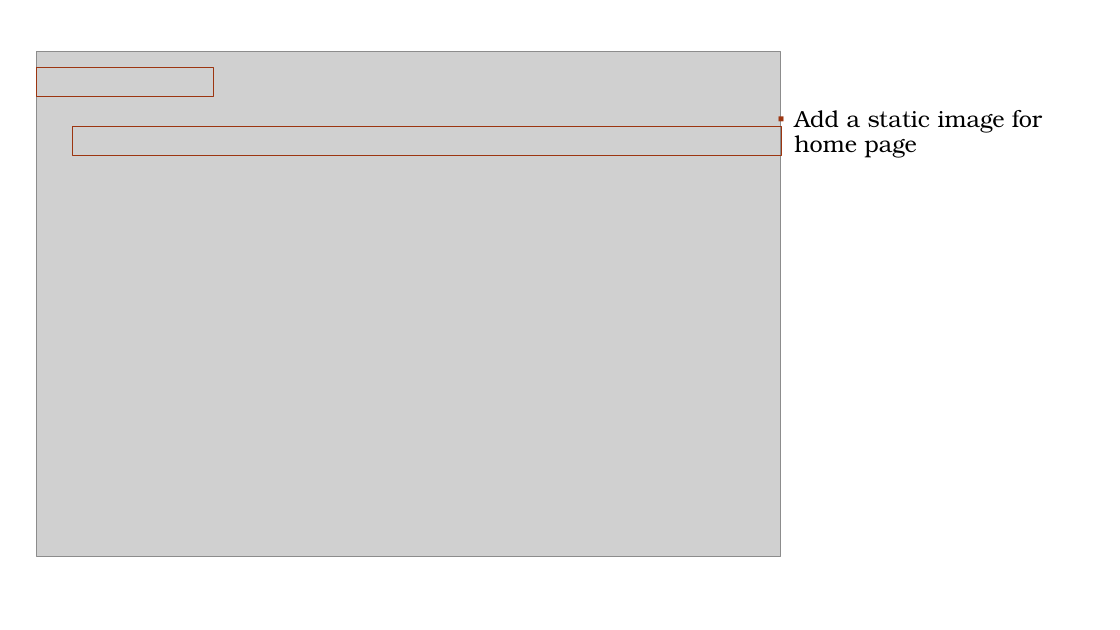
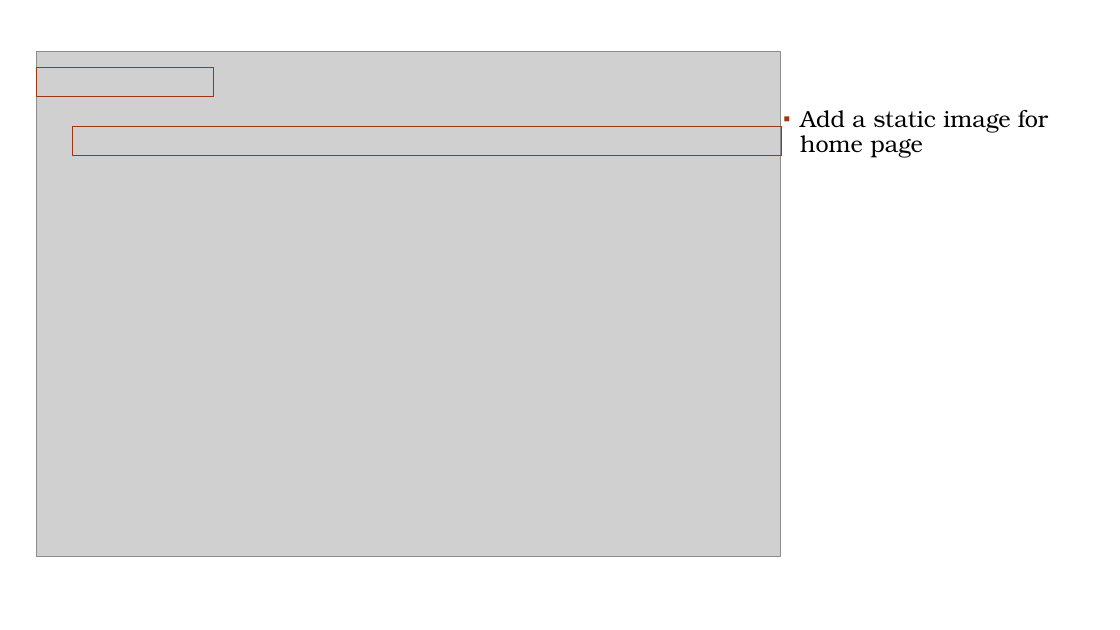
Before and after one commit to bon-netizen/Python-Webapp-Django, a slide deck: slide 5 of Py Web Unit2b.pptx. Drawn at 1120x630 pixels with LibreOffice and Linux fonts; fonts in the diff are those of the drawing; grey boxes stand for pictures; background and template pictures are left out. Boxes give left, top, right and bottom in pixels: in the first picture for what was removed or moved away, otherwise in the second. Text is boxed around its words. In the diff, an @@ line names an element or a change of style, - is before the commit and + after.

```diff
--- a/Py Web Unit2b.pptx
+++ b/Py Web Unit2b.pptx
@@ text "Add a static image for ...": place and size @@
-text "Add a static image for ..." at (794, 110, 1042, 158)
+text "Add a static image for ..." at (800, 110, 1048, 158)
```
Also in this commit, not shown: 7 other slides changed, 8 slides added, 1 slide removed, 15 other files.
